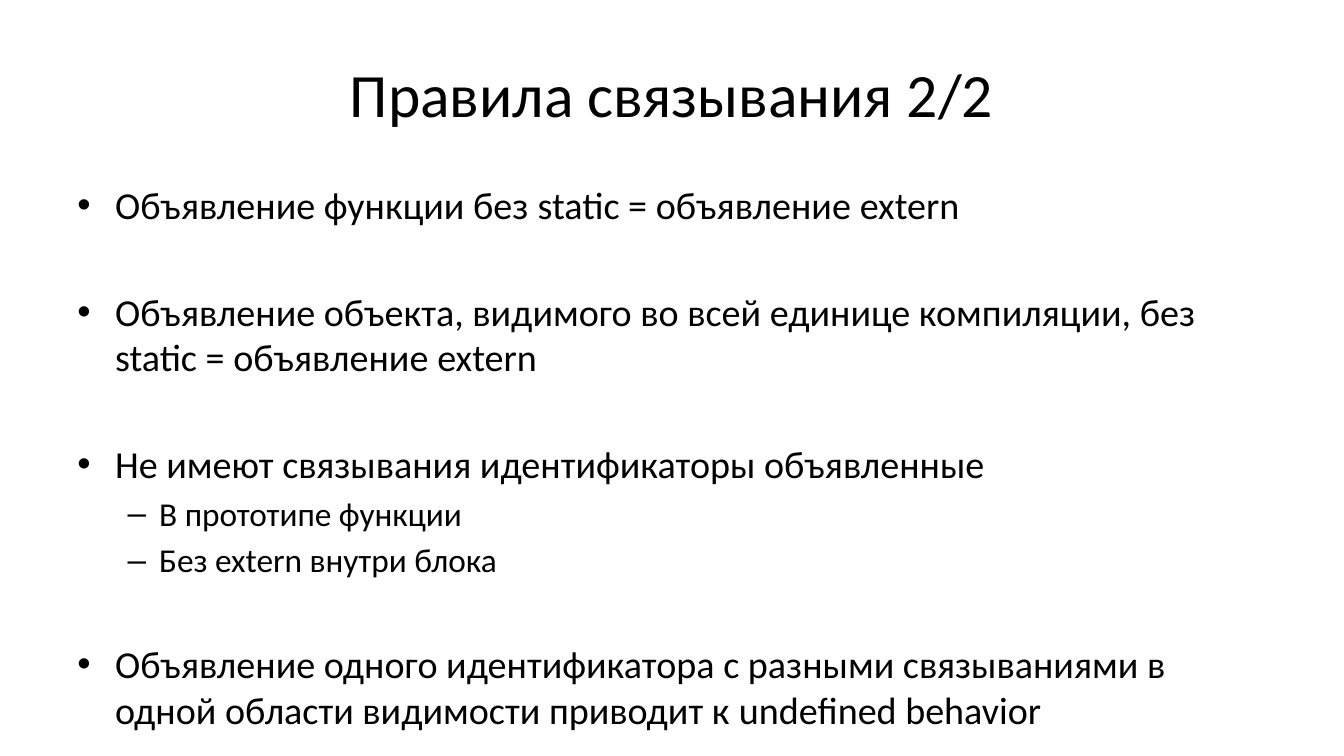
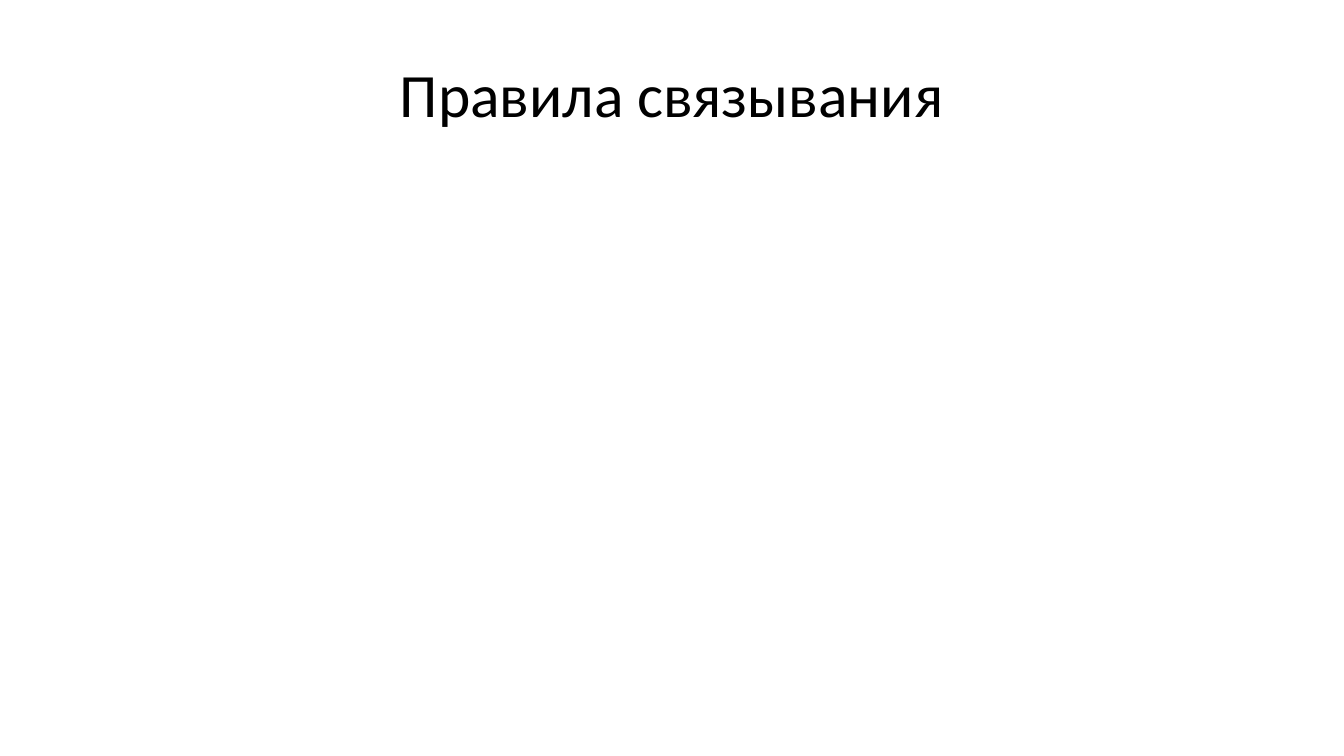
Before and after one commit to Evgueni-Petrov-aka-espetrov/Algorithms-and-Programming-in-C-pptx, a slide deck: slide 42 of 02.5 Лексика и концепции языка Си.pptx (slide 11 before the commit). Drawn at 1344x756 pixels with LibreOffice and Linux fonts; fonts in the diff are those of the drawing. Boxes give left, top, right and bottom in pixels: in the first picture for what was removed or moved away, otherwise in the second. Text is boxed around its words. In the diff, an @@ line names an element or a change of style, - is before the commit and + after.

```diff
--- a/02.5 Лексика и концепции языка Си.pptx
+++ b/02.5 Лексика и концепции языка Си.pptx
@@ title at [400, 77, 944, 127]: text changed @@
-Правила связывания 2/2
+Правила связывания
@@ text removed at [115, 192, 1195, 731] @@
-• Объявление функции без static = объявление extern
-• Объявление объекта, видимого во всей единице компиляции, без static = объявление extern
-• Не имеют связывания идентификаторы объявленные
-  – В прототипе функции
-  – Без extern внутри блока
-• Объявление одного идентификатора с разными связываниями в одной области видимости приводит к undefined behavior
```
Also in this commit, not shown: 24 other slides changed, 84 slides added, 3 slides removed.
